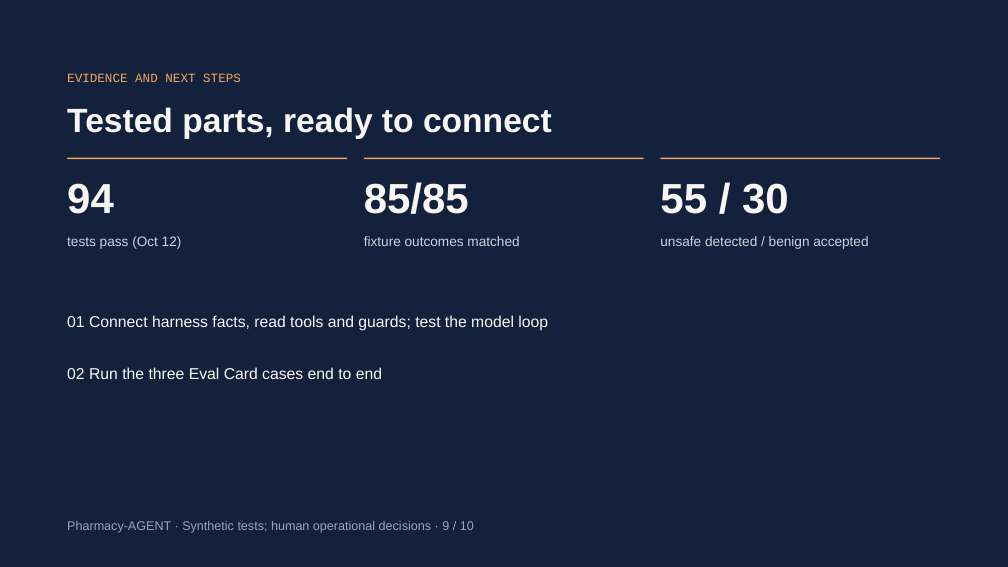
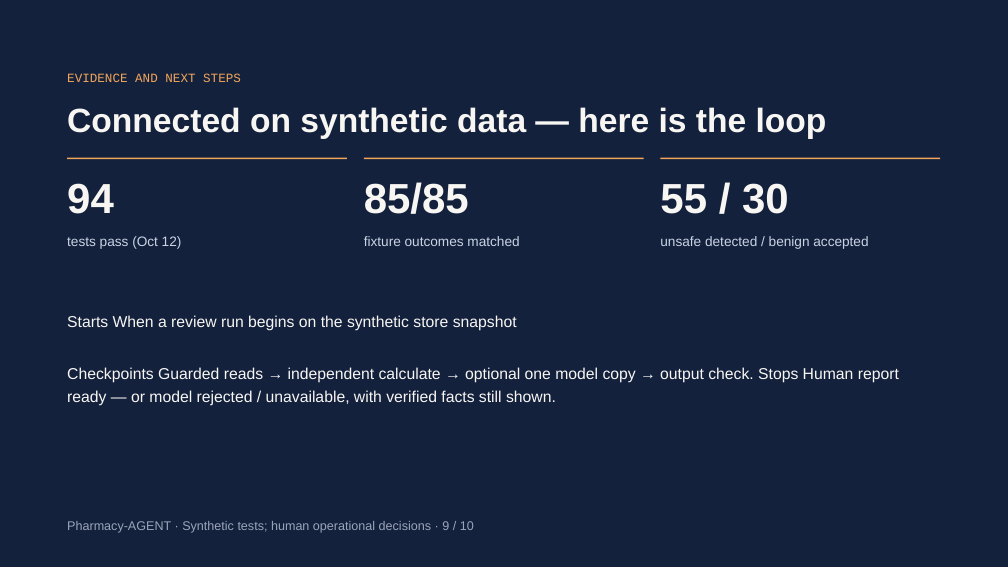
Before and after one commit to emmanuelID-cmd/Pharmacy-AGENT, a slide deck: slide 9 of docs/presentations/Pharmacy-Agent-Team-Presentation.pptx. Drawn at 1008x567 pixels with LibreOffice and Linux fonts; fonts in the diff are those of the drawing. Boxes give left, top, right and bottom in pixels: in the first picture for what was removed or moved away, otherwise in the second. Text is boxed around its words. In the diff, an @@ line names an element or a change of style, - is before the commit and + after.

Commit message:
docs(presentation): sync team PowerPoint with harness loop updates
Match the HTML slide wording for pipeline status, live loop, hostile caveat, and Starts/Checkpoints/Stops.

```diff
--- a/docs/presentations/Pharmacy-Agent-Team-Presentation.pptx
+++ b/docs/presentations/Pharmacy-Agent-Team-Presentation.pptx
@@ text at (67,107,827,139): text changed @@
-Tested parts, ready to connect
+Connected on synthetic data — here is the loop
@@ text at (67,315,517,331): text changed @@
-01 Connect harness facts, read tools and guards; test the model loop
+Starts When a review run begins on the synthetic store snapshot
@@ text at (67,367,899,406): text changed @@
-02 Run the three Eval Card cases end to end
+Checkpoints Guarded reads → independent calculate → optional one model copy → output check. Stops Human report ready — or model rejected / unavailable, with verified facts still shown.
```
Also in this commit, not shown: 4 other slides changed.
